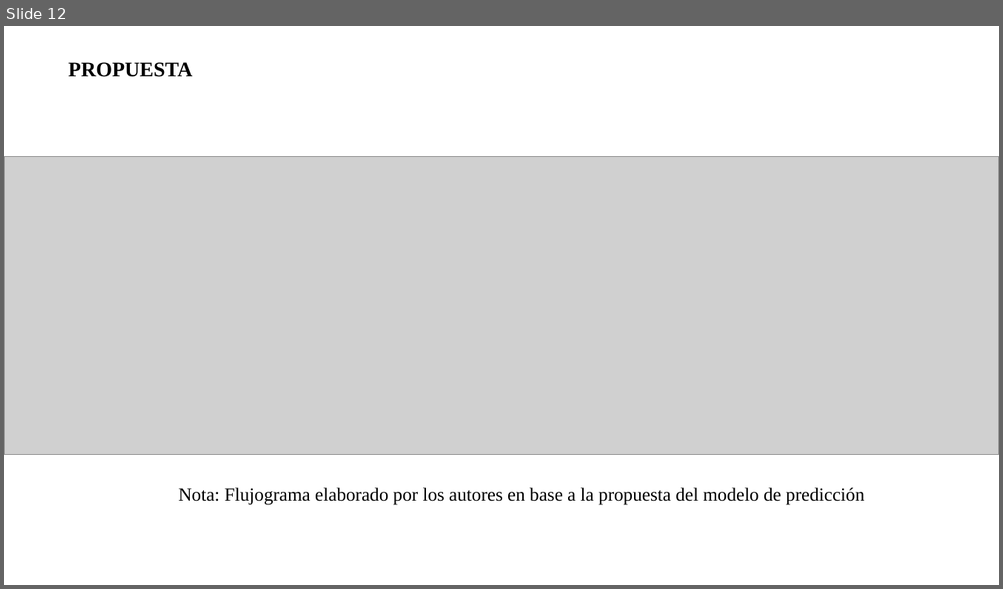
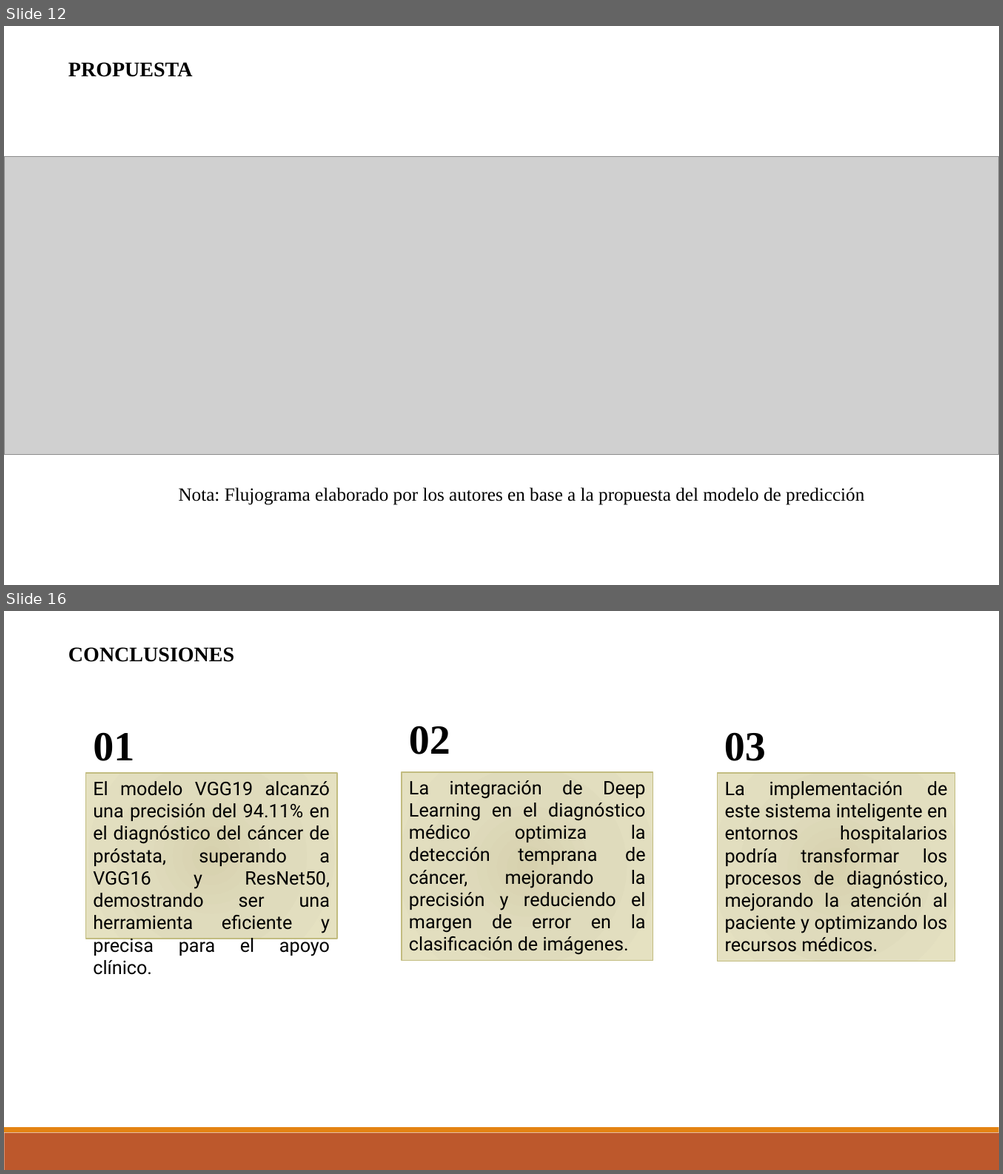
Before and after one commit to FSIce1/prediction_cancer_prostata, a slide deck: informe/Proyecto_Final_Santamaria_Siesquen_Final.pptx. Shown one above the other, each under a label of ours: slide 12 before the commit, slides 12 and 16 after it; the slides between them are not shown. The pictures are 1003x589 and 1003x1174 pixels, drawn with LibreOffice and Linux fonts; fonts in the diff are those of the drawing; grey boxes stand for pictures; background and template pictures are left out. Boxes give left, top, right and bottom in pixels: in the first picture for what was removed or moved away, otherwise in the second. Text is boxed around its words. In the diff, an @@ line names an element or a change of style, - is before the commit and + after.

Commit message:
sistema, conclusiones, recomendaciones

```diff
--- a/informe/Proyecto_Final_Santamaria_Siesquen_Final.pptx
+++ b/informe/Proyecto_Final_Santamaria_Siesquen_Final.pptx
@@ slide 16 added at (4, 611, 999, 1170), background #FFFFFF @@
@@ text added at (68, 647, 234, 662), 20 pt, text #000000, bold @@
+CONCLUSIONES
@@ text added at (93, 732, 134, 761), 40 pt, text #000000, bold @@
+01
@@ text added at (409, 726, 450, 755), 40 pt, text #000000, bold @@
+02
@@ text added at (724, 732, 765, 761), 40 pt, text #000000, bold @@
+03
@@ rectangle added at (86, 773, 338, 939), fill gradient #D7D3AF to #DFDBBD to #E5E1C1, outline #C2BC80 1 pt, 18 pt, text #000000 @@
+El modelo VGG19 alcanzó una precisión del 94.11% en el diagnóstico del cáncer de próstata, superando a VGG16 y ResNet50, demostrando ser una herramienta eficiente y precisa para el apoyo clínico.
@@ rectangle added at (401, 772, 653, 960), fill gradient #D7D3AF to #DFDBBD to #E5E1C1, outline #C2BC80 1 pt, 18 pt, text #000000 @@
+La integración de Deep Learning en el diagnóstico médico optimiza la detección temprana de cáncer, mejorando la precisión y reduciendo el margen de error en la clasificación de imágenes.
@@ rectangle added at (717, 773, 955, 961), fill gradient #D7D3AF to #DFDBBD to #E5E1C1, outline #C2BC80 1 pt, 18 pt, text #000000 @@
+La implementación de este sistema inteligente en entornos hospitalarios podría transformar los procesos de diagnóstico, mejorando la atención al paciente y optimizando los recursos médicos.
@@ rectangle added at (4, 1133, 999, 1170), fill #BD582C @@
@@ rectangle added at (4, 1128, 999, 1133), fill #E48312 @@
```
Also in this commit, not shown: 5 other slides added, 1 other file.
